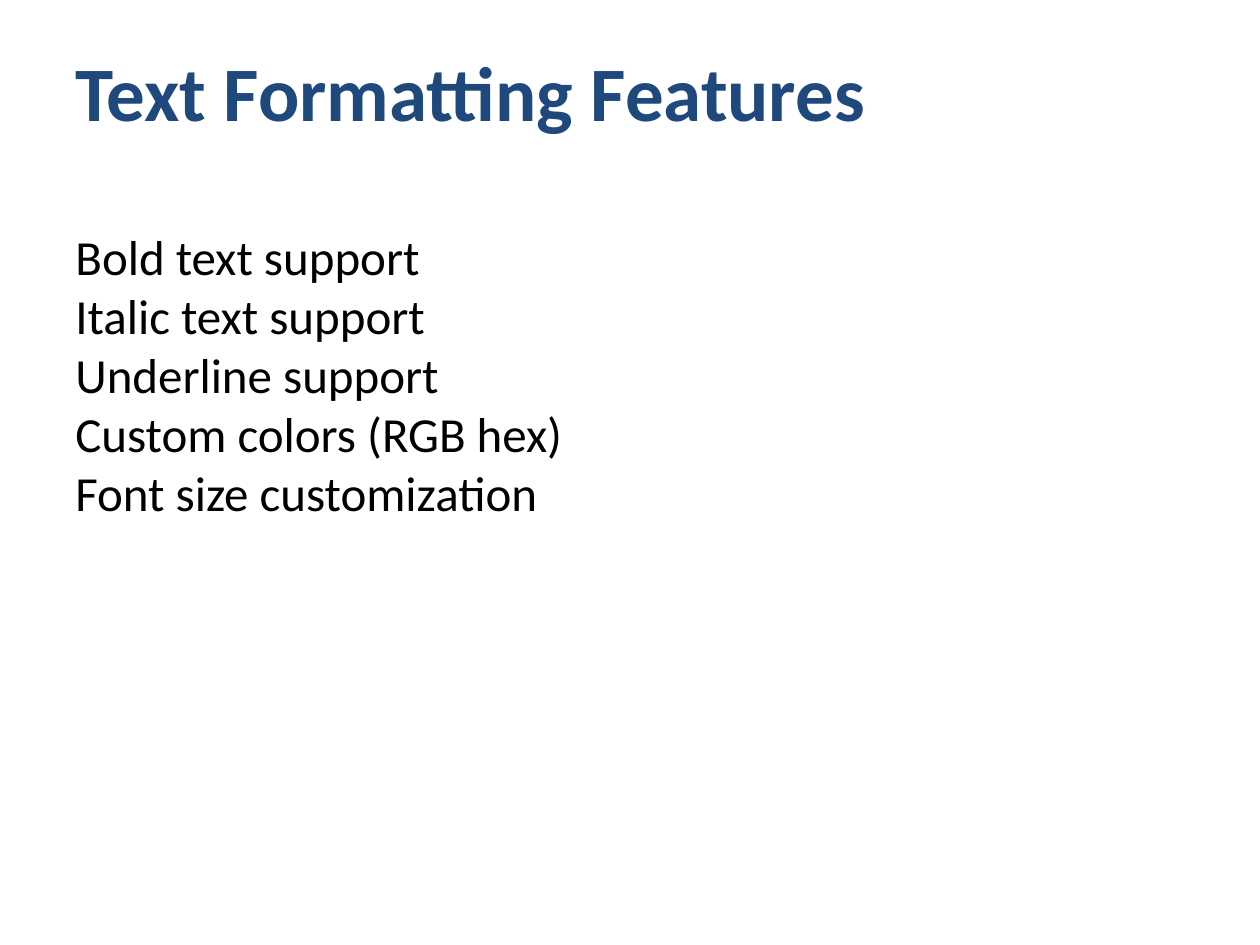
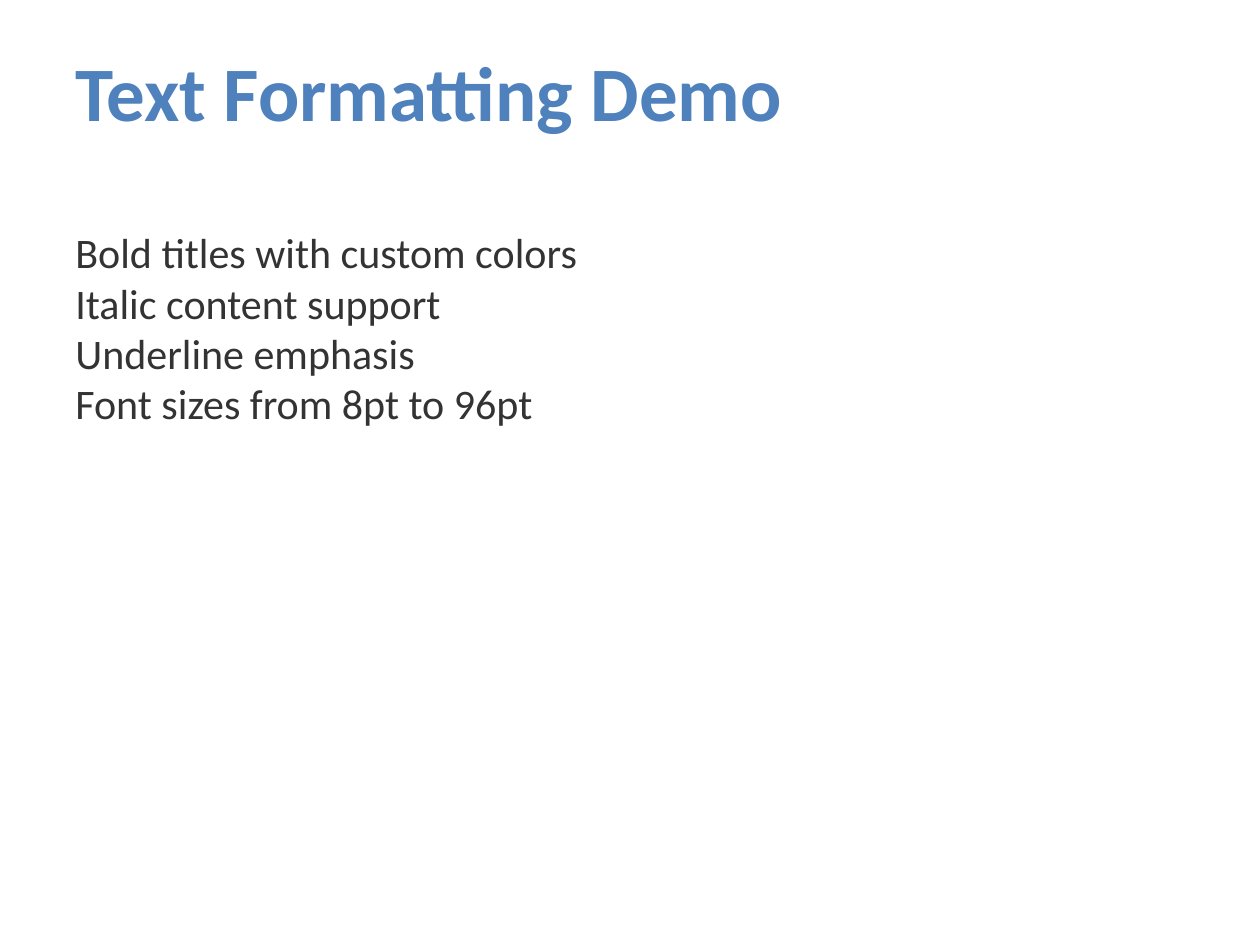
Before and after one commit to awol2005ex/ppt-rs, a slide deck: slide 5 of comprehensive_demo.pptx (slide 2 before the commit). Drawn at 1260x945 pixels with LibreOffice and Linux fonts; fonts in the diff are those of the drawing. Boxes give left, top, right and bottom in pixels: in the first picture for what was removed or moved away, otherwise in the second. Text is boxed around its words. In the diff, an @@ line names an element or a change of style, - is before the commit and + after.

Commit message:
Expand comprehensive demo to showcase all library features with detailed examples and documentation
- Add comprehensive documentation header explaining all demonstrated features
- Import all builder APIs: SlideLayout, Table/TableBuilder, Chart/ChartBuilder, ImageBuilder, TextFormat, Shape
- Organize demo into 7 parts with visual separators and progress logging
- Part 1: Demonstrate all 6 slide layouts (CenteredTitle, TitleOnly, TitleAndContent, TitleAndBigContent, TwoColumn, Blank)
- Part 2: Show

```diff
--- a/comprehensive_demo.pptx
+++ b/comprehensive_demo.pptx
@@ title at (75,67,782,134): text changed; text colour #1F497D to #4F81BD @@
-Text Formatting Features
+Text Formatting Demo
@@ text at (75,239,577,426): text changed; size 28 to 24 pt; text colour #000000 to #333333 @@
-Bold text support
-Italic text support
-Underline support
-Custom colors (RGB hex)
-Font size customization
+Bold titles with custom colors
+Italic content support
+Underline emphasis
+Font sizes from 8pt to 96pt
```
Also in this commit, not shown: 3 other slides changed, 10 slides added, 6 slides removed, 1 other file.
